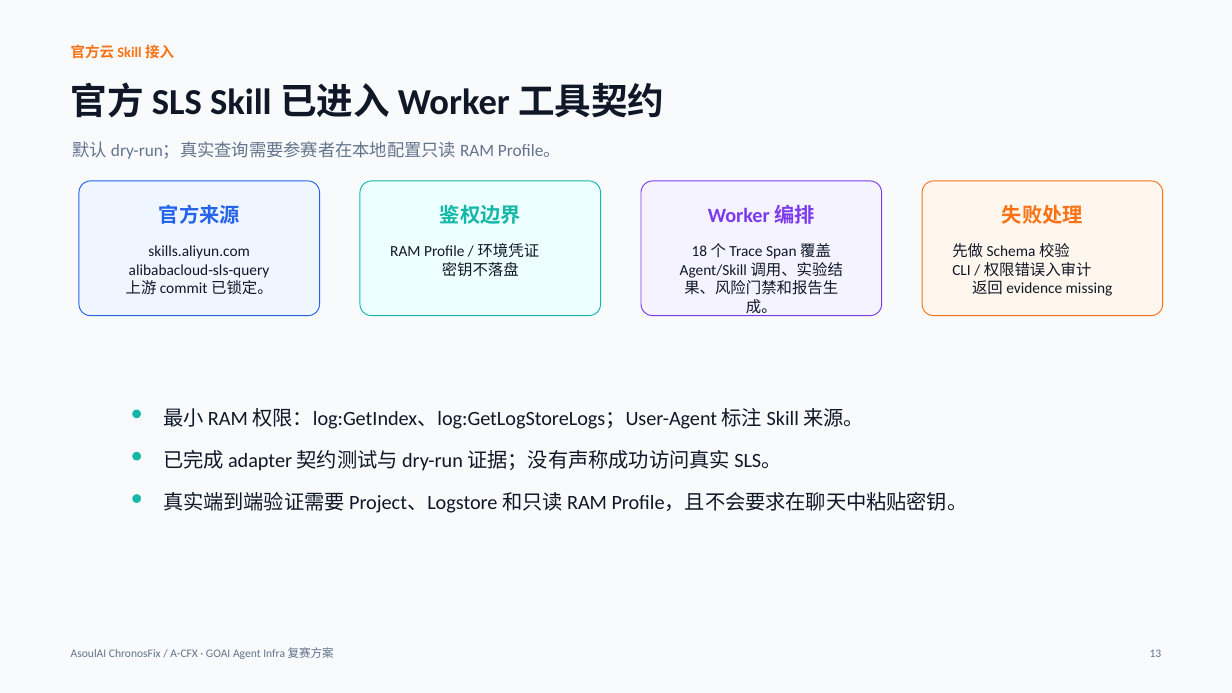
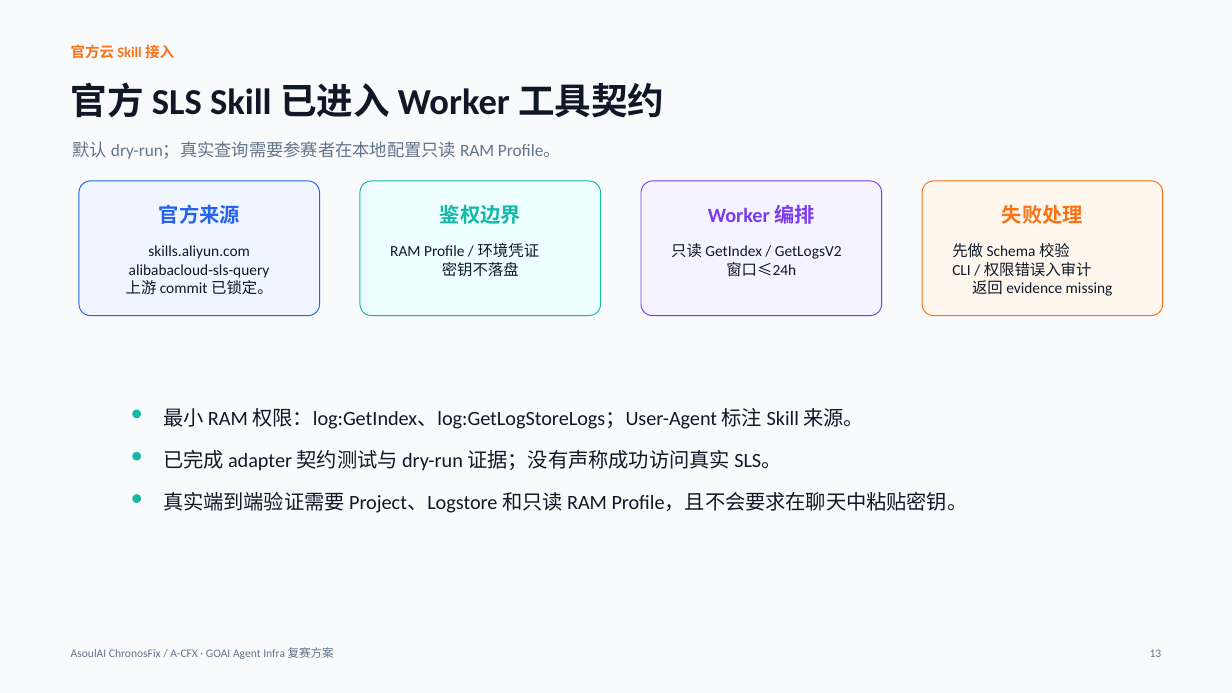
Before and after one commit to ASOUL-Official/asoulai-chronosfix, a slide deck: slide 13 of submission/ChronosFix_复赛方案.pptx. Drawn at 1232x693 pixels with LibreOffice and Linux fonts; fonts in the diff are those of the drawing. Boxes give left, top, right and bottom in pixels: in the first picture for what was removed or moved away, otherwise in the second. Text is boxed around its words. In the diff, an @@ line names an element or a change of style, - is before the commit and + after.

Commit message:
feat: let evidence choose the agent composition

```diff
--- a/submission/ChronosFix_复赛方案.pptx
+++ b/submission/ChronosFix_复赛方案.pptx
@@ text at (671,243,842,277): text changed @@
-18 个 Trace Span 覆盖 Agent/Skill 调用、实验结果、风险门禁和报告生成。
+只读 GetIndex / GetLogsV2
+窗口≤24h
```
Also in this commit, not shown: 11 other slides changed, 24 other files.
